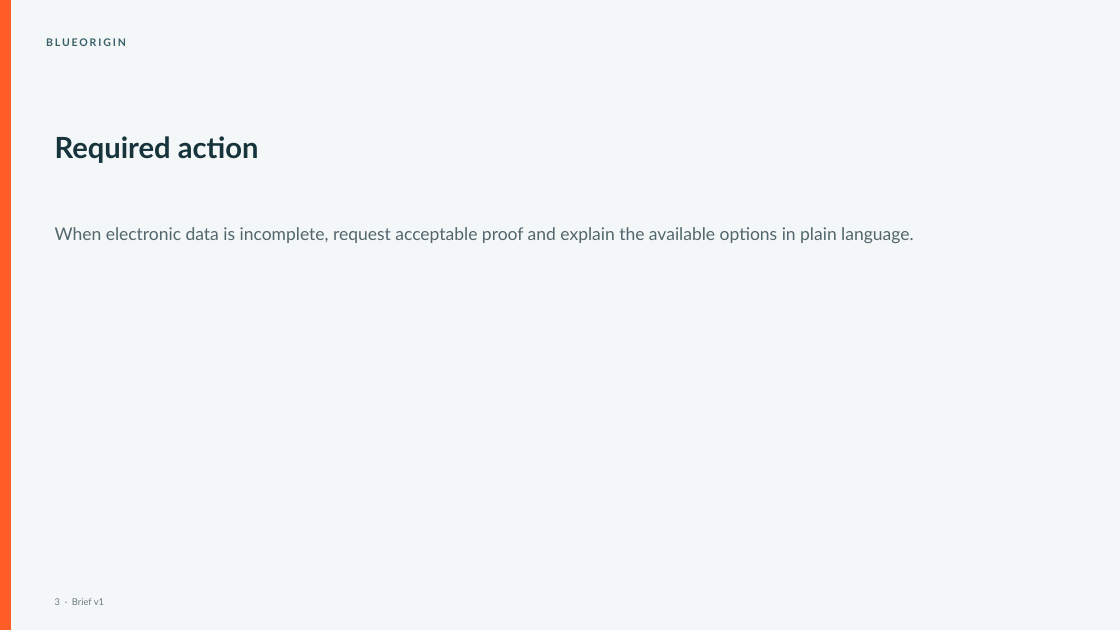
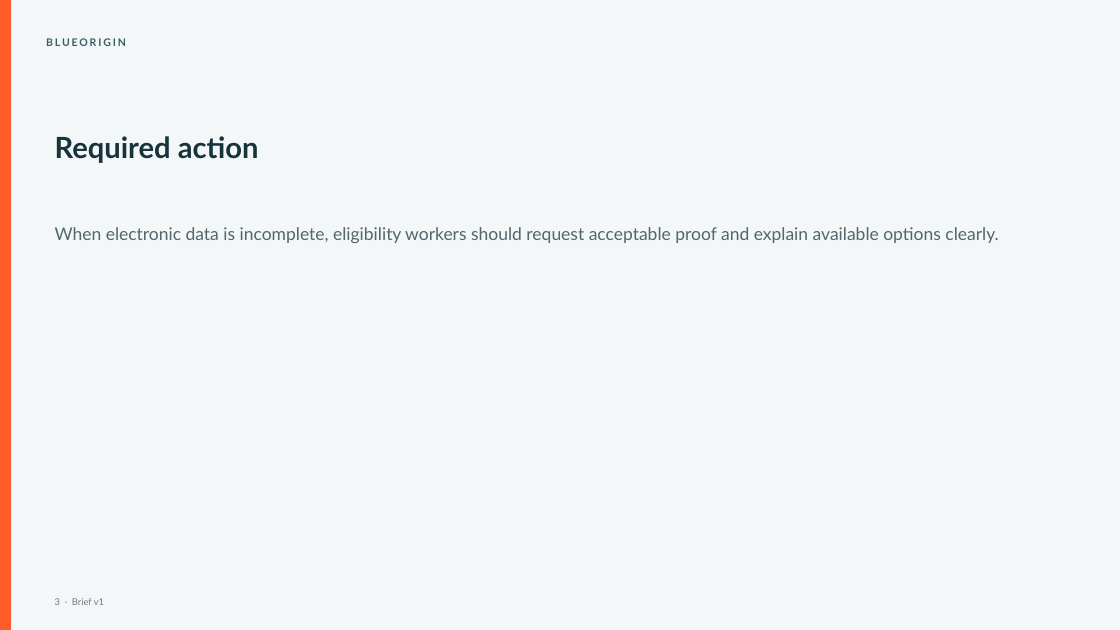
Before and after one commit to soumayseth01/blue-origin, a slide deck: slide 3 of prototype/eligibility-workspace/qa/evidence/notebook-approved-journey/Help-Eligibility-Workers-Explain-Verify-And-Document-presentation.pptx. Drawn at 1120x630 pixels with LibreOffice and Linux fonts; fonts in the diff are those of the drawing. Boxes give left, top, right and bottom in pixels: in the first picture for what was removed or moved away, otherwise in the second. Text is boxed around its words. In the diff, an @@ line names an element or a change of style, - is before the commit and + after.

```diff
--- a/prototype/eligibility-workspace/qa/evidence/notebook-approved-journey/Help-Eligibility-Workers-Explain-Verify-And-Document-presentation.pptx
+++ b/prototype/eligibility-workspace/qa/evidence/notebook-approved-journey/Help-Eligibility-Workers-Explain-Verify-And-Document-presentation.pptx
@@ text at (55, 227, 998, 243): text changed @@
-When electronic data is incomplete, request acceptable proof and explain the available options in plain language.
+When electronic data is incomplete, eligibility workers should request acceptable proof and explain available options clearly.
```
Also in this commit, not shown: 3 other slides changed, 1 slide added, 22 other files.
